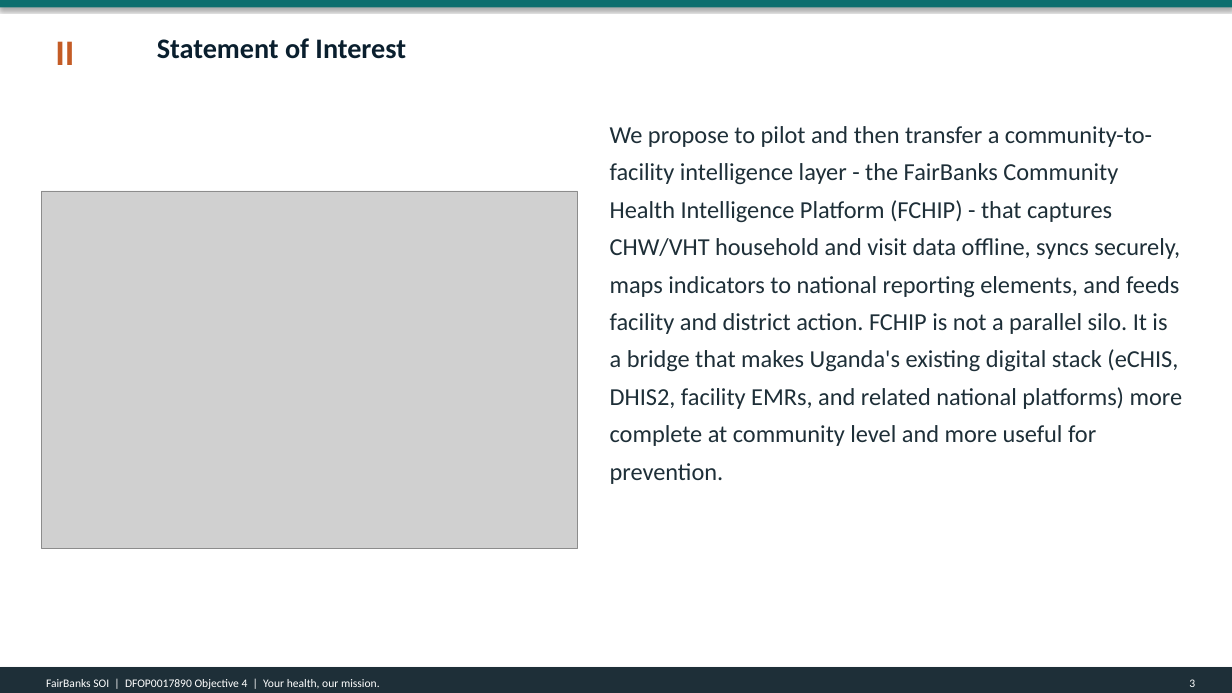
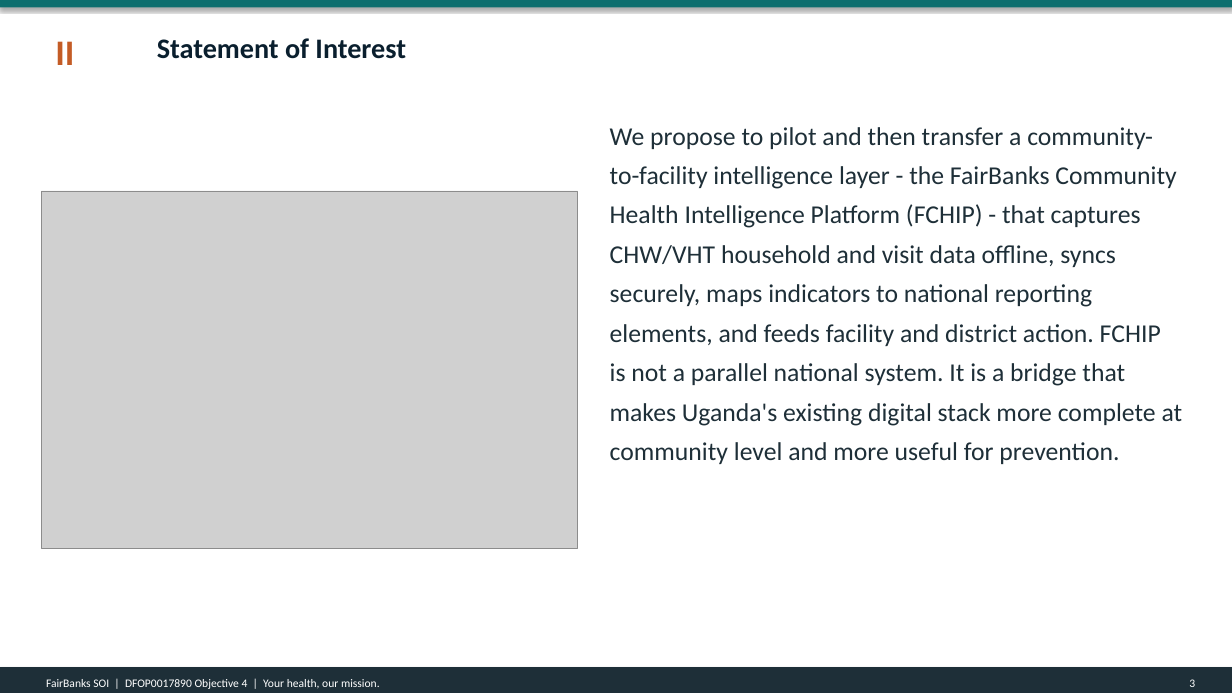
Before and after one commit to WASSWA2624/fairbanks, a slide deck: slide 3 of applications/dos-uganda/documents/dos-uganda_ppt.pptx. Drawn at 1232x693 pixels with LibreOffice and Linux fonts; fonts in the diff are those of the drawing; grey boxes stand for pictures. Boxes give left, top, right and bottom in pixels: in the first picture for what was removed or moved away, otherwise in the second. Text is boxed around its words. In the diff, an @@ line names an element or a change of style, - is before the commit and + after.

Commit message:
Revise build_dos-uganda_docs.py and associated documents to reflect updates in the Statement of Interest for the Uganda Health System MOU (DFOP0017890). Change "Step 1" to "Phase 1" in titles and subtitles, enhance project details including the proposed project title and organization name, and update narrative content to align with new objectives focused on interoperability and government ownership. Ensure consistency across Word, PDF, and PowerPoint formats while maintaining compliance with project guidelines.

```diff
--- a/applications/dos-uganda/documents/dos-uganda_ppt.pptx
+++ b/applications/dos-uganda/documents/dos-uganda_ppt.pptx
@@ text at <box>610,127,1183,464</box>: text changed; size 19 to 20 pt @@
-We propose to pilot and then transfer a community-to-facility intelligence layer - the FairBanks Community Health Intelligence Platform (FCHIP) - that captures CHW/VHT household and visit data offline, syncs securely, maps indicators to national reporting elements, and feeds facility and district action. FCHIP is not a parallel silo. It is a bridge that makes Uganda's existing digital stack (eCHIS, DHIS2, facility EMRs, and related national platforms) more complete at community level and more useful for prevention.
+We propose to pilot and then transfer a community-to-facility intelligence layer - the FairBanks Community Health Intelligence Platform (FCHIP) - that captures CHW/VHT household and visit data offline, syncs securely, maps indicators to national reporting elements, and feeds facility and district action. FCHIP is not a parallel national system. It is a bridge that makes Uganda's existing digital stack more complete at community level and more useful for prevention.
```
Also in this commit, not shown: 9 other slides changed, 4 other files.
